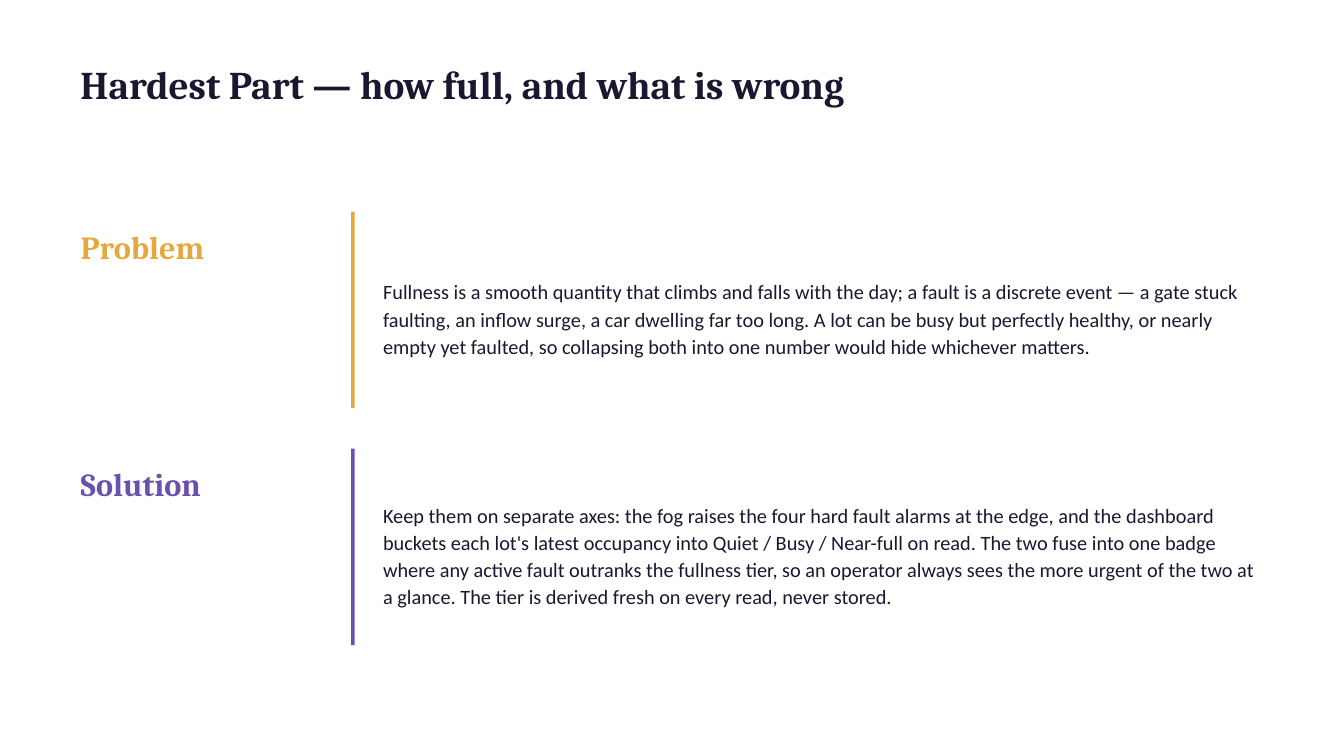
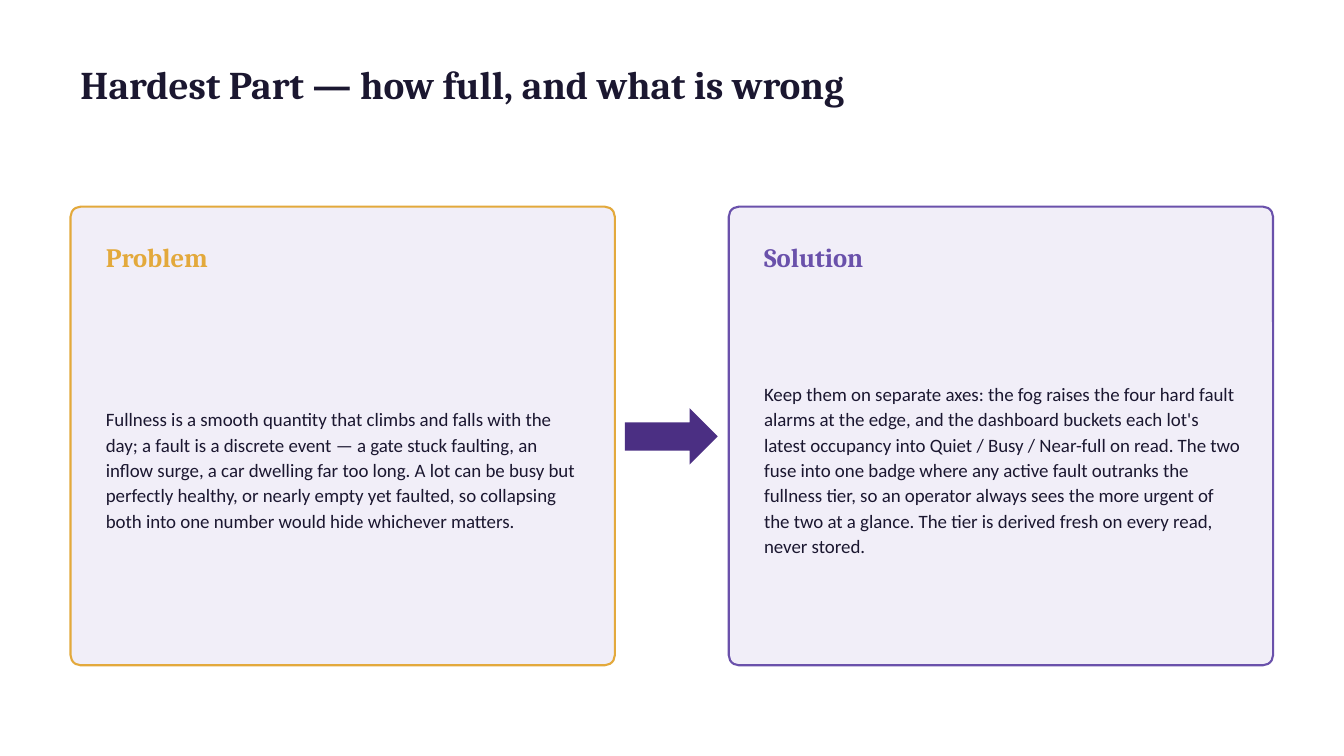
Before and after one commit to valletivarish/FEC_version_2, a slide deck: slide 4 of ppt/Pooja_X25120921_smart-parking-management.pptx. Drawn at 1344x756 pixels with LibreOffice and Linux fonts; fonts in the diff are those of the drawing. Boxes give left, top, right and bottom in pixels: in the first picture for what was removed or moved away, otherwise in the second. Text is boxed around its words. In the diff, an @@ line names an element or a change of style, - is before the commit and + after.

```diff
--- a/ppt/Pooja_X25120921_smart-parking-management.pptx
+++ b/ppt/Pooja_X25120921_smart-parking-management.pptx
@@ rounded rectangle added at (x1=71, y1=207, x2=615, y2=665), fill #F1EEF8, outline #E3A93C 1.5 pt @@
@@ rounded rectangle added at (x1=729, y1=207, x2=1273, y2=665), fill #F1EEF8, outline #6A51AB 1.5 pt @@
@@ text "Problem" moved from (x1=81, y1=236, x2=205, y2=259) to (x1=106, y1=248, x2=208, y2=267) @@
@@ text "Problem" at (x1=106, y1=248, x2=208, y2=267): size 23 to 19 pt @@
@@ line removed from (353, 212) to (353, 408) @@
@@ text "Solution" at (x1=764, y1=248, x2=863, y2=267): size 23 to 19 pt @@
@@ text "Solution" moved from (x1=81, y1=473, x2=201, y2=496) to (x1=764, y1=248, x2=863, y2=267) @@
@@ text "Fullness is a smooth quantity ..." at (x1=106, y1=413, x2=575, y2=528): size 14.5 to 13.5 pt @@
@@ text "Fullness is a smooth quantity ..." moved from (x1=383, y1=285, x2=1237, y2=358) to (x1=106, y1=413, x2=575, y2=528) @@
@@ text "Keep them on separate axes: ..." moved from (x1=383, y1=509, x2=1253, y2=608) to (x1=764, y1=388, x2=1240, y2=553) @@
@@ text "Keep them on separate axes: ..." at (x1=764, y1=388, x2=1240, y2=553): size 14.5 to 13.5 pt @@
@@ right arrow added at (x1=625, y1=408, x2=718, y2=465), fill #4B2F83 @@
@@ line removed from (353, 449) to (353, 645) @@
```
Also in this commit, not shown: 1 other slide changed, 25 other files.
